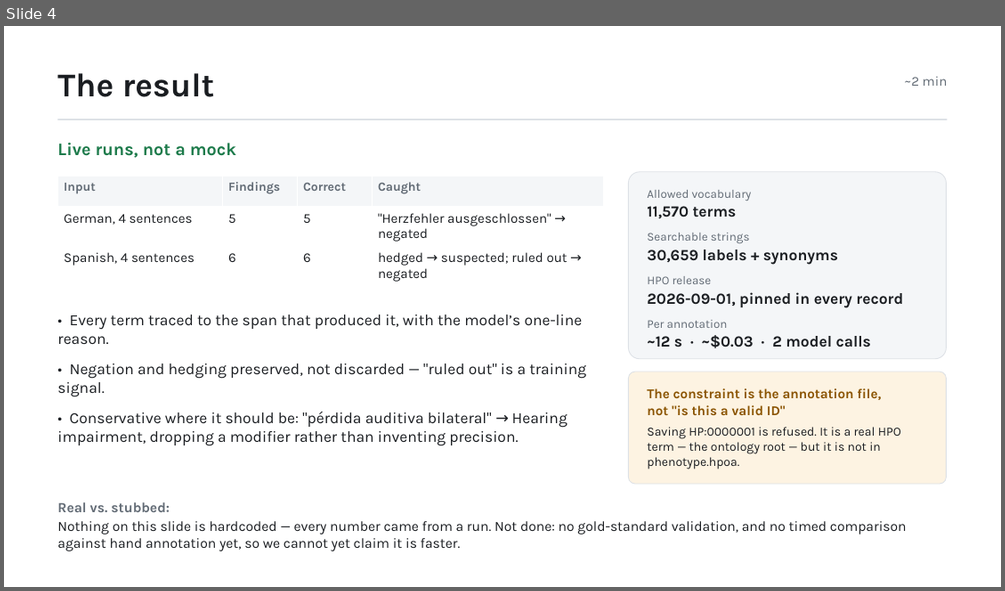
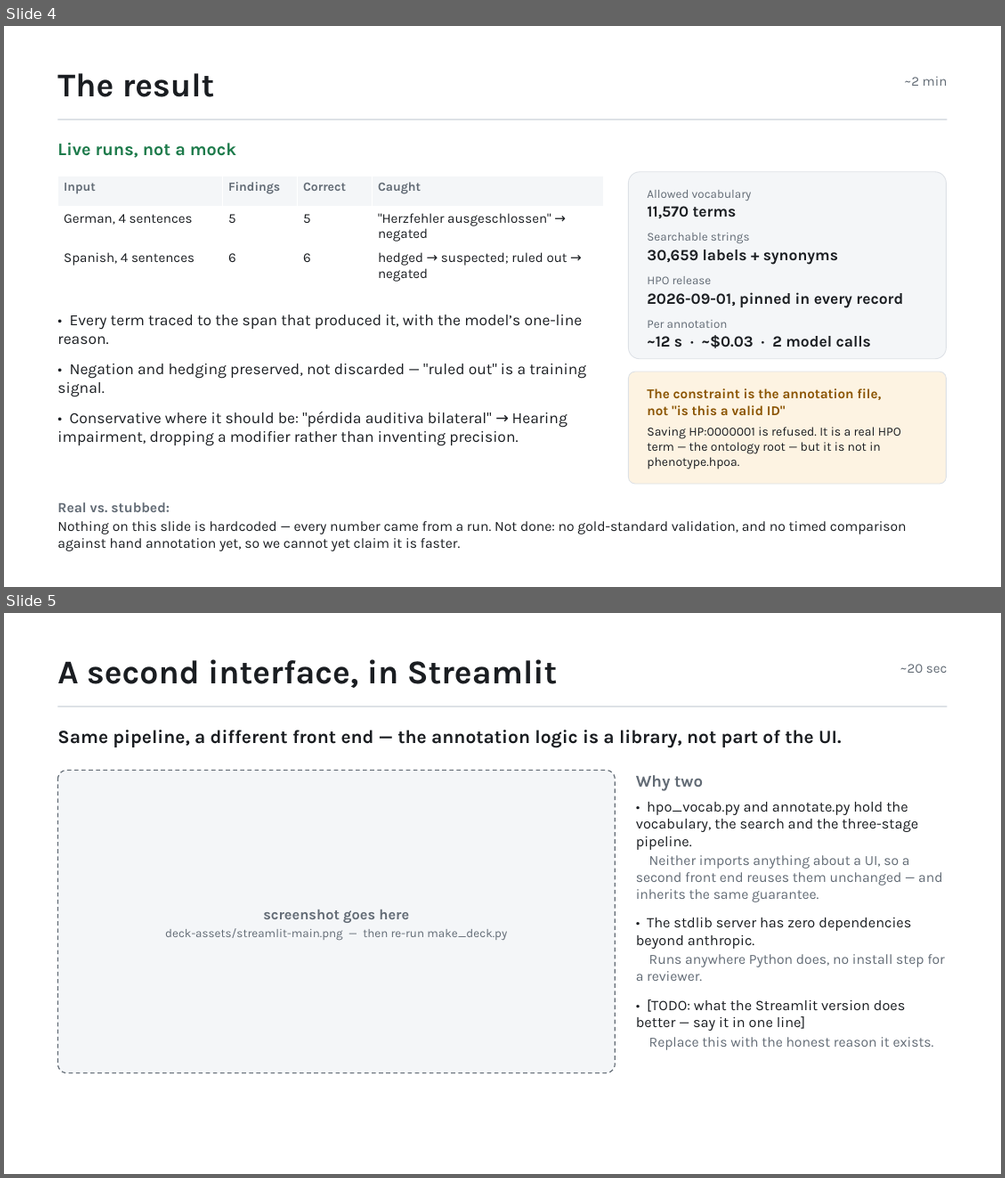
Before and after one commit to eibolm/AGD-genome-reanalysis-hackathon, a slide deck: session-2/projects/hpo-scribe/hpo-scribe-presentation.pptx. Shown one above the other, each under a label of ours: slide 4 before the commit, slides 4 and 5 after it. The pictures are 1005x591 and 1005x1178 pixels, drawn with LibreOffice and Linux fonts; fonts in the diff are those of the drawing. Boxes give left, top, right and bottom in pixels: in the first picture for what was removed or moved away, otherwise in the second. Text is boxed around its words. In the diff, an @@ line names an element or a change of style, - is before the commit and + after.

```diff
--- a/session-2/projects/hpo-scribe/hpo-scribe-presentation.pptx
+++ b/session-2/projects/hpo-scribe/hpo-scribe-presentation.pptx
@@ slide 5 added at (4, 613, 1001, 1174), background #FFFFFF @@
@@ text added at (57, 659, 558, 688), 32 pt, text #1A1D21, bold @@
+A second interface, in Streamlit
@@ text added at (900, 664, 947, 673), 13 pt, text #626B75 @@
+~20 sec
@@ rectangle added at (57, 706, 947, 707), fill #DDE1E6 @@
@@ text added at (57, 730, 841, 748), 18 pt, text #1A1D21, bold @@
+Same pipeline, a different front end — the annotation logic is a library, not part of the UI.
@@ rounded rectangle added at (57, 770, 615, 1073), fill #F4F6F8, outline #626B75 1 pt dashed @@
@@ text added at (636, 775, 945, 1050), 14 pt, text #626B75 @@
+Why two
+• hpo_vocab.py and annotate.py hold the vocabulary, the search and the three-stage pipeline.
+Neither imports anything about a UI, so a second front end reuses them unchanged — and inherits the same guarantee.
+• The stdlib server has zero dependencies beyond anthropic.
+Runs anywhere Python does, no install step for a reviewer.
+• [TODO: what the Streamlit version does better — say it in one line]
+Replace this with the honest reason it exists.
@@ text added at (165, 909, 507, 940), 11.5 pt, text #626B75 @@
+screenshot goes here
+deck-assets/streamlit-main.png — then re-run make_deck.py
```
Also in this commit, not shown: 2 other files.
